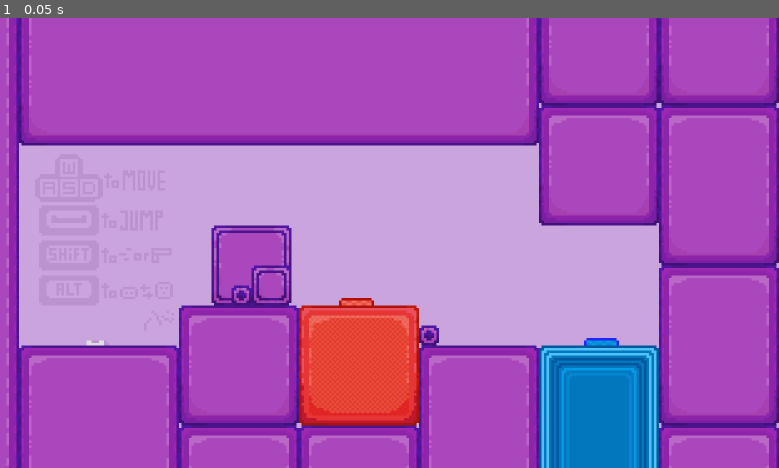
Above: before the commit, frame 1.
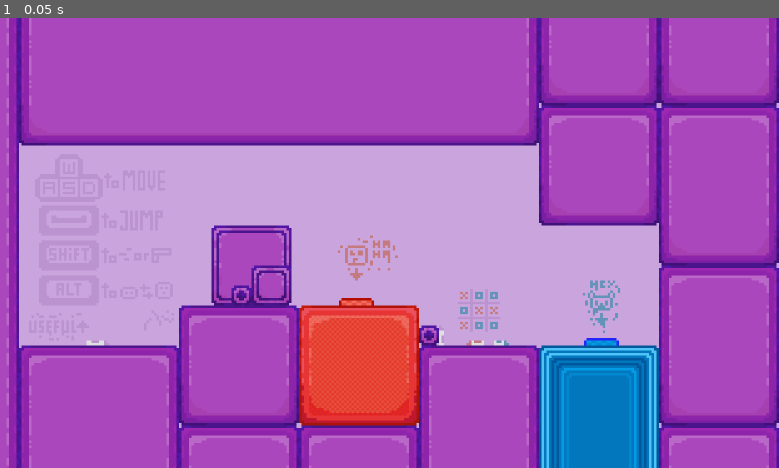
Above: after the commit, the same moment.

Repository: EmilPok/RpurpleB
Game: Godot game, scene res://scenes/levels/level_1.tscn
Same seed, same stepped clock (60 frames per second), same inputs: the game is played once before the commit and once after it. This scene is started directly instead of the project's main scene.
Inputs:
- Up to frame 1 (0.05 s): no input

The runs differ from the first frame. In frame 1, 0.5% of the frame differs, in the area x 43-80%, y 48-73%.

Commit message:
finished level 1 design

Diff:
--- a/scenes/levels/level_1.tscn
+++ b/scenes/levels/level_1.tscn
@@ -16,6 +16,13 @@
 [ext_resource type="Texture2D" uid="uid://2ngjme5dkrce" path="res://art/UI/tutorial/move.png" id="14_ndtll"]
 [ext_resource type="Texture2D" uid="uid://dwuhxek3ooenw" path="res://art/UI/tutorial/decor1.png" id="15_wtwp4"]
 [ext_resource type="Texture2D" uid="uid://8ly85tjeh4fo" path="res://art/misc/chalk.png" id="16_iwr0g"]
+[ext_resource type="Texture2D" uid="uid://di2wxiy8qu4re" path="res://art/misc/tic_tac_toe.png" id="17_gmpev"]
+[ext_resource type="Texture2D" uid="uid://d2ehip64jf2ue" path="res://art/misc/red_chalk.png" id="18_mkypq"]
+[ext_resource type="Texture2D" uid="uid://dom7l1nkfiq18" path="res://art/misc/blue_chalk.png" id="19_ndtll"]
+[ext_resource type="Texture2D" uid="uid://tm35yq1u3wq" path="res://art/misc/standing_chalk.png" id="20_7h2jl"]
+[ext_resource type="Texture2D" uid="uid://dmtmcmtj267l4" path="res://art/misc/blue_there.png" id="21_ndtll"]
+[ext_resource type="Texture2D" uid="uid://k07vooeudki5" path="res://art/misc/red_there.png" id="22_7h2jl"]
+[ext_resource type="Texture2D" uid="uid://bwqucx6fiajit" path="res://art/UI/tutorial/useful.png" id="23_7h2jl"]
 
 [sub_resource type="RectangleShape2D" id="RectangleShape2D_g4v7s"]
 size = Vector2(32, 3)
@@ -116,58 +123,88 @@
 tile_map_data = PackedByteArray("AAAUAAAAAAADAAEAAAAUAAEAAAADAAEAAAAUAAIAAAADAAEAAAAUAAMAAAADAAEAAAAUAAQAAAADAAEAAAAUAA …(368 unchanged characters)…
 tile_set = ExtResource("1_6ayib")
 
-[node name="Spacebar" type="Sprite2D" parent="." unique_id=2012126472]
+[node name="BackgroundDecoration" type="Node2D" parent="." unique_id=1929565502]
+
+[node name="Spacebar" type="Sprite2D" parent="BackgroundDecoration" unique_id=2012126472]
 position = Vector2(36, 110)
 texture = ExtResource("6_mm8aj")
 
-[node name="To" type="Sprite2D" parent="." unique_id=420682028]
+[node name="To" type="Sprite2D" parent="BackgroundDecoration" unique_id=420682028]
 position = Vector2(52, 110)
 texture = ExtResource("7_wtwp4")
 
-[node name="Jump" type="Sprite2D" parent="." unique_id=286900924]
+[node name="Jump" type="Sprite2D" parent="BackgroundDecoration" unique_id=286900924]
 position = Vector2(65, 110)
 texture = ExtResource("8_iwr0g")
 
-[node name="Shift" type="Sprite2D" parent="." unique_id=884662440]
+[node name="Shift" type="Sprite2D" parent="BackgroundDecoration" unique_id=884662440]
 position = Vector2(36, 124)
 texture = ExtResource("9_bahl2")
 
-[node name="To2" type="Sprite2D" parent="." unique_id=499090594]
+[node name="To2" type="Sprite2D" parent="BackgroundDecoration" unique_id=499090594]
 position = Vector2(52, 124)
 texture = ExtResource("7_wtwp4")
 
-[node name="Skills" type="Sprite2D" parent="." unique_id=1621949821]
+[node name="Skills" type="Sprite2D" parent="BackgroundDecoration" unique_id=1621949821]
 position = Vector2(66, 124)
 texture = ExtResource("10_np2pn")
 
-[node name="Alt" type="Sprite2D" parent="." unique_id=1164840980]
+[node name="Alt" type="Sprite2D" parent="BackgroundDecoration" unique_id=1164840980]
 position = Vector2(36, 138)
 texture = ExtResource("11_v6ha0")
 
-[node name="To3" type="Sprite2D" parent="." unique_id=194222887]
+[node name="To3" type="Sprite2D" parent="BackgroundDecoration" unique_id=194222887]
 position = Vector2(52, 138)
 texture = ExtResource("7_wtwp4")
 
-[node name="Characters" type="Sprite2D" parent="." unique_id=830225319]
+[node name="Characters" type="Sprite2D" parent="BackgroundDecoration" unique_id=830225319]
 position = Vector2(67, 138)
 texture = ExtResource("12_gmpev")
 
-[node name="Wasd" type="Sprite2D" parent="." unique_id=55408722]
+[node name="Wasd" type="Sprite2D" parent="BackgroundDecoration" unique_id=55408722]
 position = Vector2(36, 93)
 texture = ExtResource("13_mkypq")
 
-[node name="To4" type="Sprite2D" parent="." unique_id=1530423748]
+[node name="To4" type="Sprite2D" parent="BackgroundDecoration" unique_id=1530423748]
 position = Vector2(53, 94)
 texture = ExtResource("7_wtwp4")
 
-[node name="Move" type="Sprite2D" parent="." unique_id=656235536]
+[node name="Move" type="Sprite2D" parent="BackgroundDecoration" unique_id=656235536]
 position = Vector2(66, 94)
 texture = ExtResource("14_ndtll")
 
-[node name="Decor1" type="Sprite2D" parent="." unique_id=706745619]
+[node name="Decor1" type="Sprite2D" parent="BackgroundDecoration" unique_id=706745619]
 position = Vector2(72, 150)
 texture = ExtResource("15_wtwp4")
 
-[node name="Chalk" type="Sprite2D" parent="." unique_id=372322218]
+[node name="Chalk" type="Sprite2D" parent="BackgroundDecoration" unique_id=372322218]
 position = Vector2(47, 156)
 texture = ExtResource("16_iwr0g")
+
+[node name="TicTacToe" type="Sprite2D" parent="BackgroundDecoration" unique_id=1326021731]
+position = Vector2(200, 146)
+texture = ExtResource("17_gmpev")
+
+[node name="StandingChalk" type="Sprite2D" parent="BackgroundDecoration" unique_id=1737607126]
+position = Vector2(186, 156)
+texture = ExtResource("20_7h2jl")
+
+[node name="BlueChalk" type="Sprite2D" parent="." unique_id=1016164436]
+position = Vector2(207, 156)
+texture = ExtResource("19_ndtll")
+
+[node name="RedChalk" type="Sprite2D" parent="." unique_id=1076338508]
+position = Vector2(200, 156)
+texture = ExtResource("18_mkypq")
+
+[node name="BlueThere" type="Sprite2D" parent="." unique_id=47751538]
+position = Vector2(249, 147)
+texture = ExtResource("21_ndtll")
+
+[node name="RedThere" type="Sprite2D" parent="." unique_id=709618701]
+position = Vector2(152, 119)
+texture = ExtResource("22_7h2jl")
+
+[node name="Useful" type="Sprite2D" parent="." unique_id=859349546]
+position = Vector2(32, 152)
+texture = ExtResource("23_7h2jl")
Binary file added: art/UI/tutorial/useful.png
Not shown, added: art/UI/tutorial/useful.png.import
Binary file added: art/misc/blue_chalk.png
Not shown, added: art/misc/blue_chalk.png.import
Binary file added: art/misc/blue_there.png
Not shown, added: art/misc/blue_there.png.import
Binary file added: art/misc/red_chalk.png
Not shown, added: art/misc/red_chalk.png.import
Binary file added: art/misc/red_there.png
Not shown, added: art/misc/red_there.png.import
Binary file added: art/misc/standing_chalk.png
Not shown, added: art/misc/standing_chalk.png.import
(and 2 more such lines)
